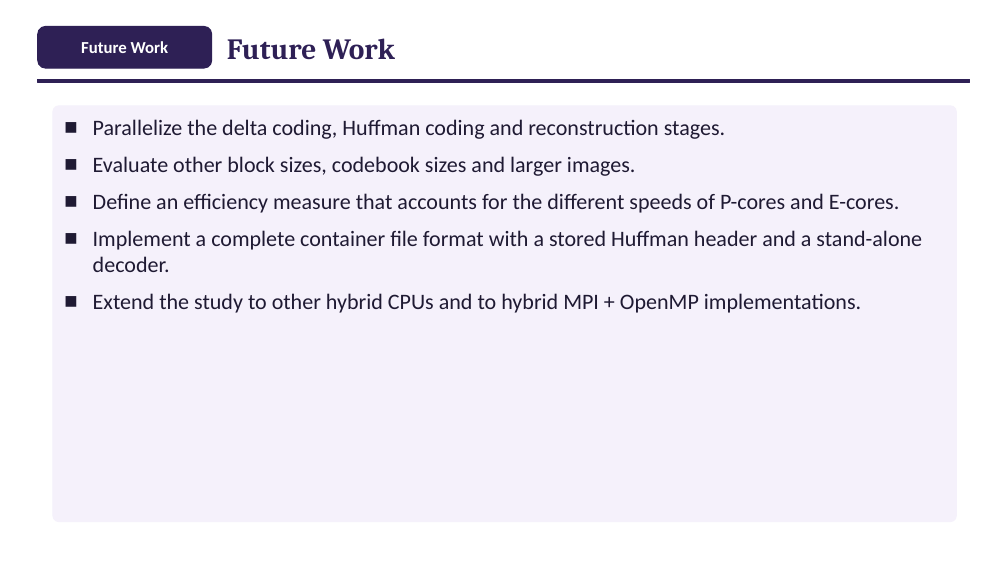
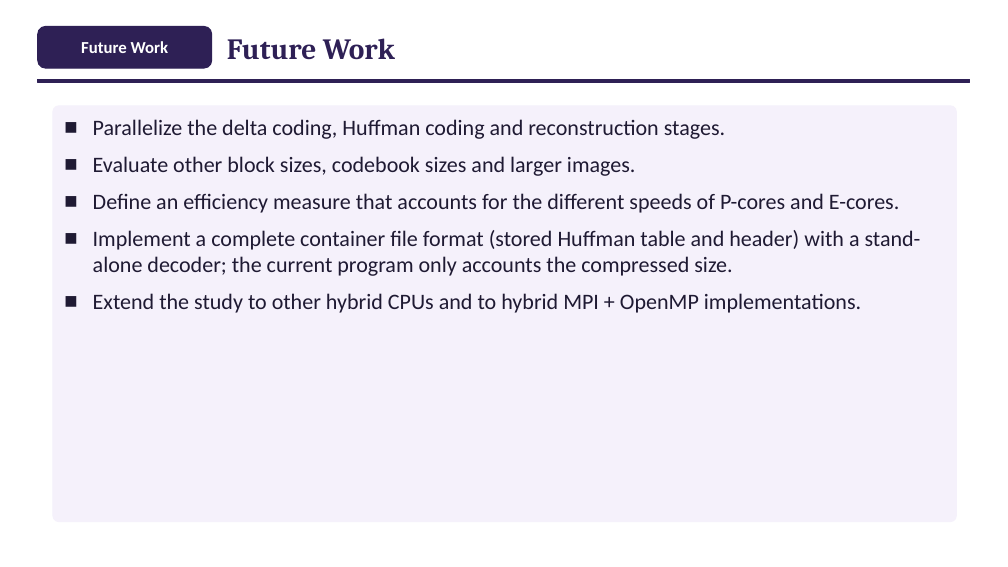
Before and after one commit to ibtihal-cpu/mihk, a slide deck: slide 29 of results/seminar/figs/Seminar_Ibtihal_v3.pptx. Drawn at 1008x567 pixels with LibreOffice and Linux fonts; fonts in the diff are those of the drawing. Boxes give left, top, right and bottom in pixels: in the first picture for what was removed or moved away, otherwise in the second. Text is boxed around its words. In the diff, an @@ line names an element or a change of style, - is before the commit and + after.

```diff
--- a/results/seminar/figs/Seminar_Ibtihal_v3.pptx
+++ b/results/seminar/figs/Seminar_Ibtihal_v3.pptx
@@ text at bbox=[93, 230, 921, 276]: text changed @@
-■ Implement a complete container file format with a stored Huffman header and a stand-alone decoder.
+■ Implement a complete container file format (stored Huffman table and header) with a stand-alone decoder; the current program only accounts the compressed size.
```
Also in this commit, not shown: 7 other slides changed, 6 other files.
